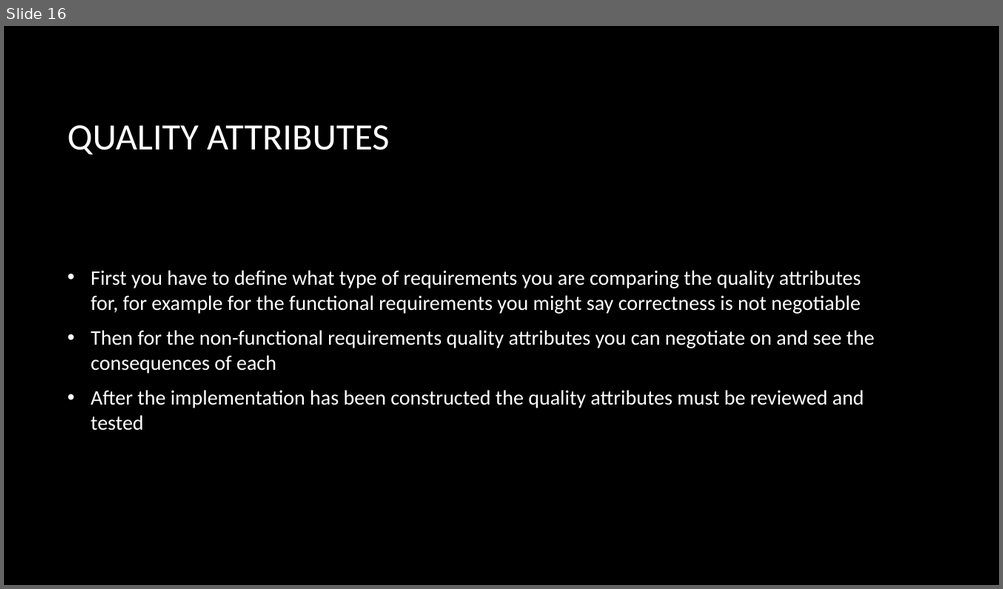
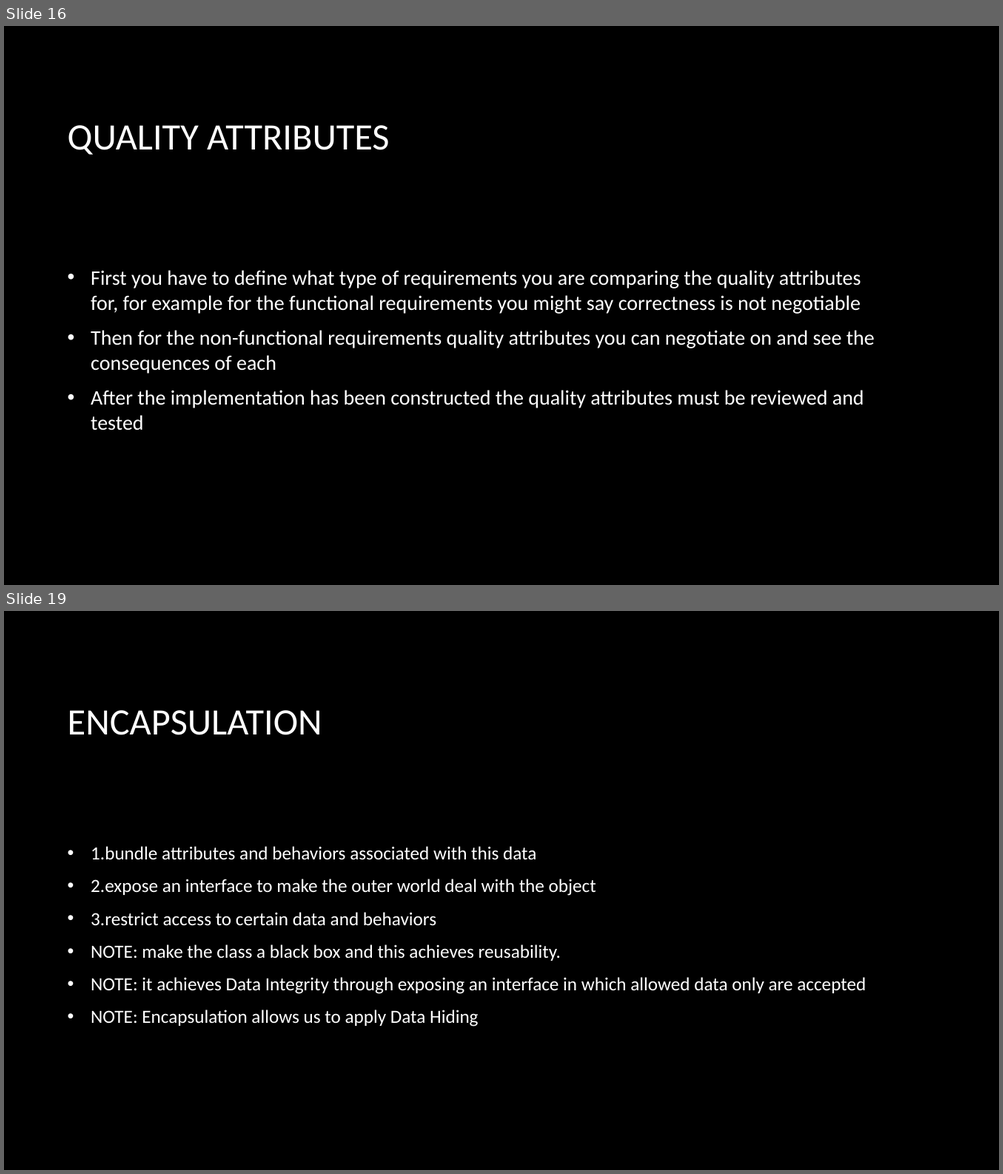
Before and after one commit to ahmedmagdy492/My-Hacking-Tutorails, a slide deck: Study/Object Oriented Design/Week 1 Objectives.pptx. Shown one above the other, each under a label of ours: slide 16 before the commit, slides 16 and 19 after it; the slides between them are not shown. The pictures are 1003x589 and 1003x1174 pixels, drawn with LibreOffice and Linux fonts; fonts in the diff are those of the drawing; background and template pictures are left out. Boxes give left, top, right and bottom in pixels: in the first picture for what was removed or moved away, otherwise in the second. Text is boxed around its words. In the diff, an @@ line names an element or a change of style, - is before the commit and + after.

```diff
--- a/Study/Object Oriented Design/Week 1 Objectives.pptx
+++ b/Study/Object Oriented Design/Week 1 Objectives.pptx
@@ slide 19 added at bbox=[4, 611, 999, 1170], background picture (left out) @@
@@ title added at bbox=[68, 710, 322, 735], 36 pt, text #FFFFFF @@
+ENCAPSULATION
@@ text added at bbox=[91, 846, 865, 1027], 18 pt, text #FFFFFF @@
+• 1.bundle attributes and behaviors associated with this data
+• 2.expose an interface to make the outer world deal with the object
+• 3.restrict access to certain data and behaviors
+• NOTE: make the class a black box and this achieves reusability.
+• NOTE: it achieves Data Integrity through exposing an interface in which allowed data only are accepted
+• NOTE: Encapsulation allows us to apply Data Hiding
```
Also in this commit, not shown: 16 other slides added, 7 other files.
